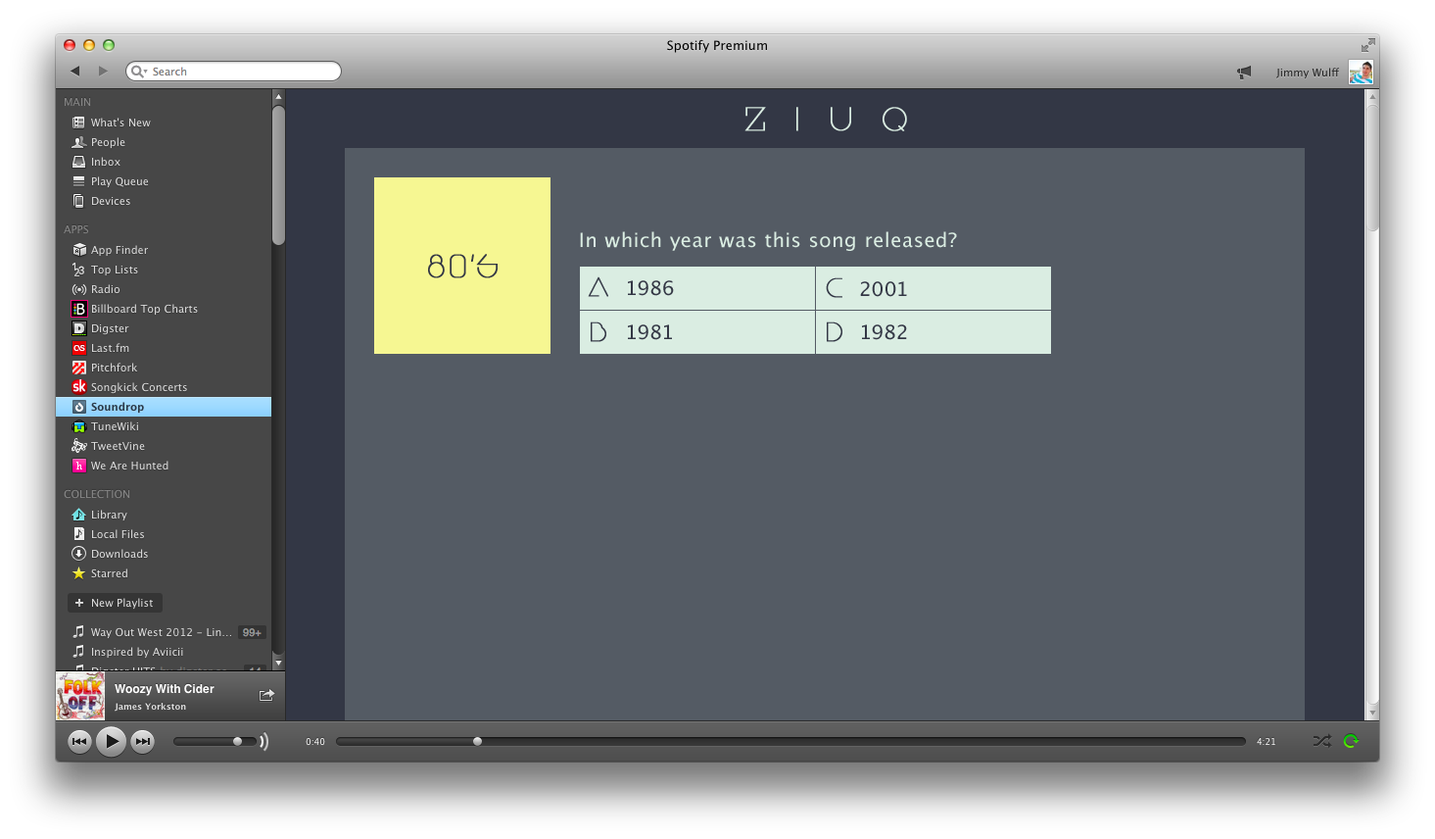
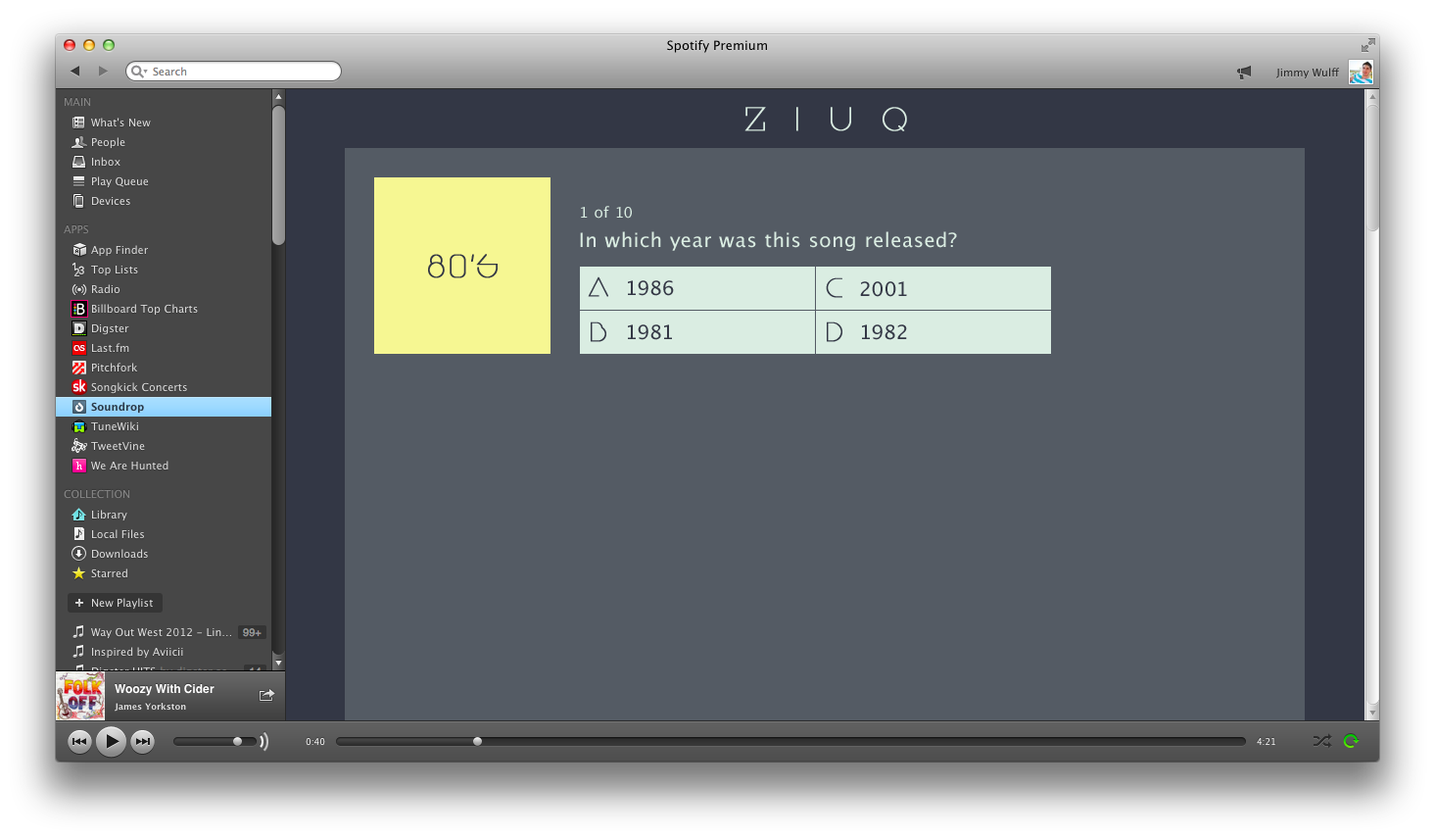
The second 1435 x 839 image is a revision of the first. Changes to its layers:
renamed "In which year was this song released?" to "1 of 10 In which year was this song released?", painted on it over box(580, 205, 632, 219)
